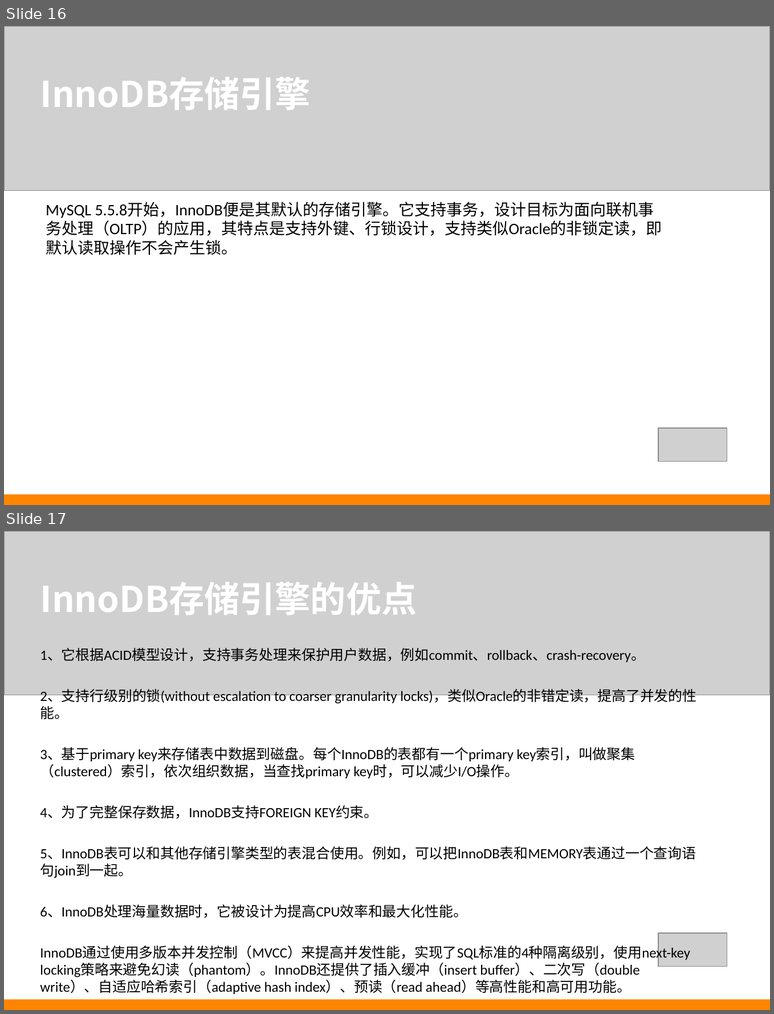
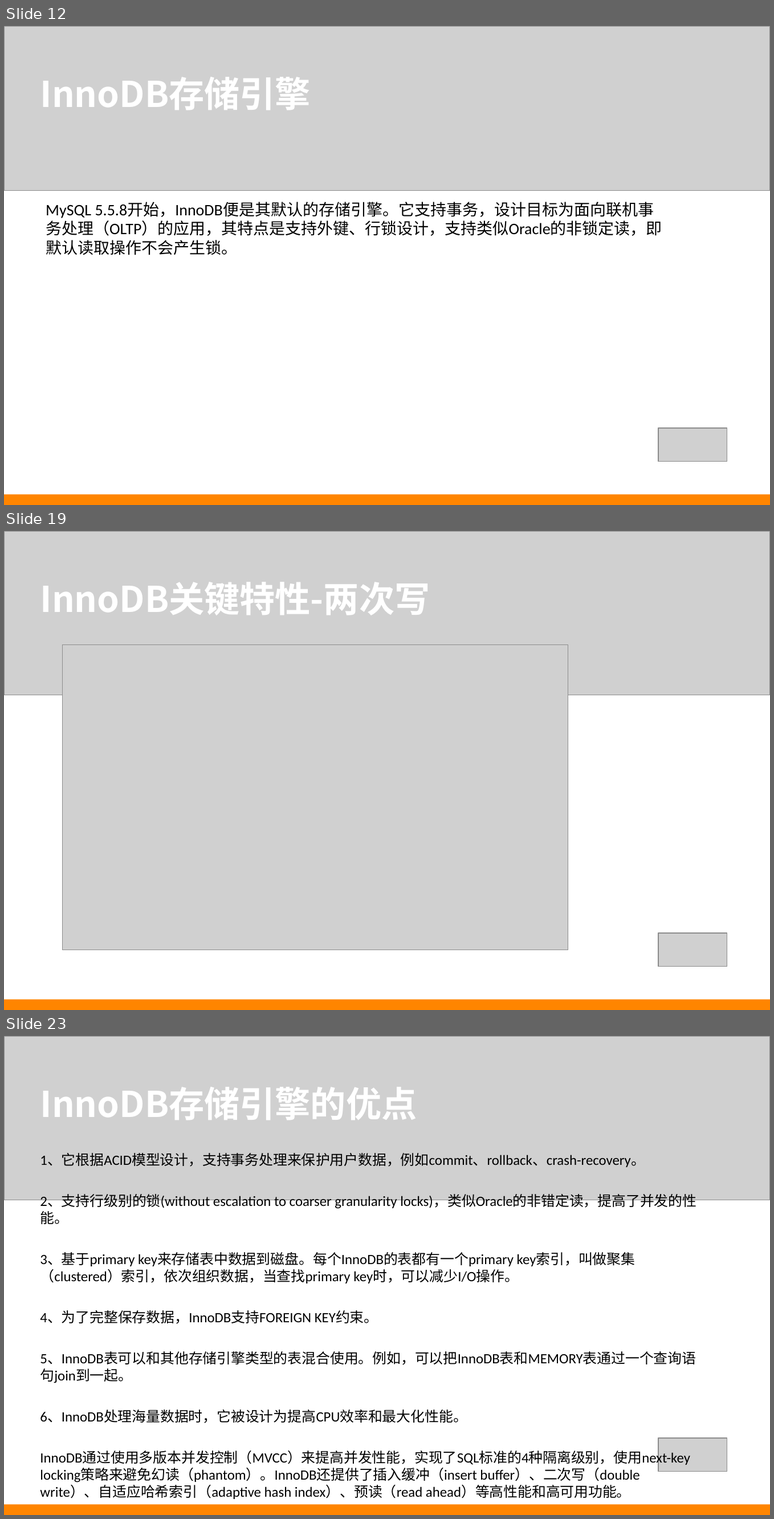
Before and after one commit to iez1784/mysql, a slide deck: ppt/Mysql_InnoDB.ppt. Shown one above the other, each under a label of ours: slides 16 and 17 before the commit, slides 12, 19 and 23 after it; the slides between them are not shown. The pictures are 774x1014 and 774x1519 pixels, drawn with LibreOffice and Linux fonts; fonts in the diff are those of the drawing; grey boxes stand for pictures. Boxes give left, top, right and bottom in pixels: in the first picture for what was removed or moved away, otherwise in the second. Text is boxed around its words. In the diff, an @@ line names an element or a change of style, - is before the commit and + after.

```diff
--- a/ppt/Mysql_InnoDB.ppt
+++ b/ppt/Mysql_InnoDB.ppt
@@ slide 19 added at box(4, 531, 770, 1010), background #FFFFFF @@
@@ picture added at box(4, 531, 770, 695) @@
@@ text added at box(40, 582, 430, 615), 40 pt, text #FFFFFF, bold @@
+InnoDB关键特性-两次写
@@ picture added at box(63, 644, 568, 950) @@
@@ picture added at box(658, 933, 727, 967) @@
@@ rectangle added at box(4, 999, 770, 1010), fill #FF8500 @@
@@ what was slide 16 is now slide 12 @@
@@ what was slide 17 is now slide 23 @@
```
Also in this commit, not shown: 1 slide changed, 10 other slides added, 5 slides removed.
